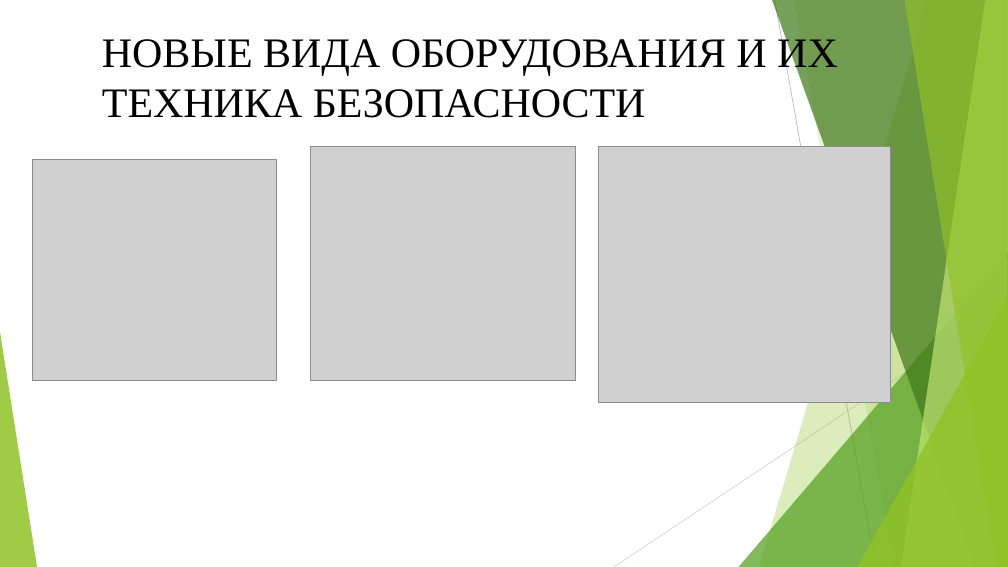
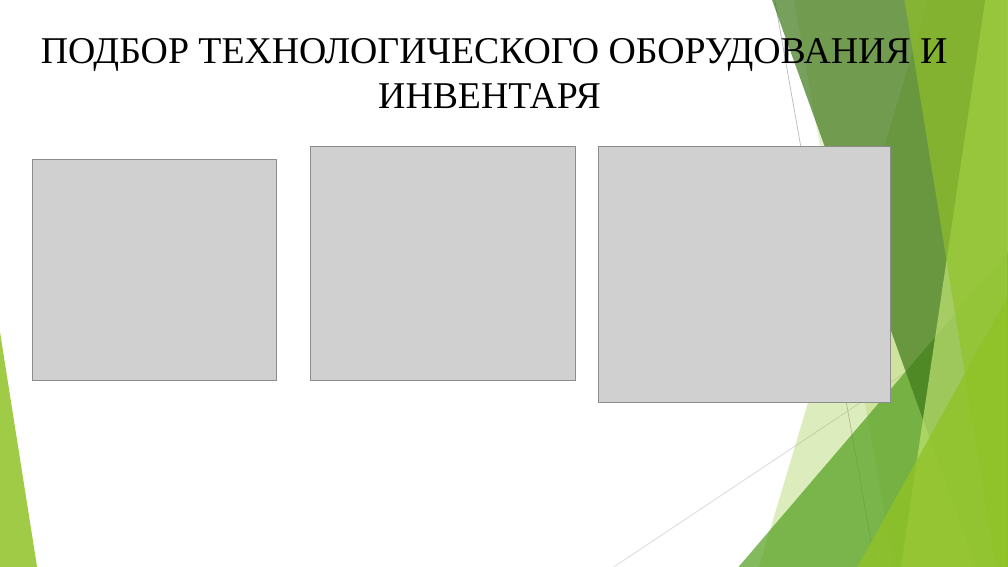
Before and after one commit to David2261/Scheme_Automation, a slide deck: slide 9 of 2023/Диплом/Алина/Презентация.pptx (slide 4 before the commit). Drawn at 1008x567 pixels with LibreOffice and Linux fonts; fonts in the diff are those of the drawing; grey boxes stand for pictures. Boxes give left, top, right and bottom in pixels: in the first picture for what was removed or moved away, otherwise in the second. Text is boxed around its words. In the diff, an @@ line names an element or a change of style, - is before the commit and + after.

```diff
--- a/2023/Диплом/Алина/Презентация.pptx
+++ b/2023/Диплом/Алина/Презентация.pptx
@@ title at box(41, 34, 947, 108): text changed; size 40 to 36 pt @@
-НОВЫЕ ВИДА ОБОРУДОВАНИЯ И ИХ ТЕХНИКА БЕЗОПАСНОСТИ
+ПОДБОР ТЕХНОЛОГИЧЕСКОГО ОБОРУДОВАНИЯ И ИНВЕНТАРЯ
```
Also in this commit, not shown: 4 other slides changed, 9 slides added, 1 slide removed, 1 other file.
